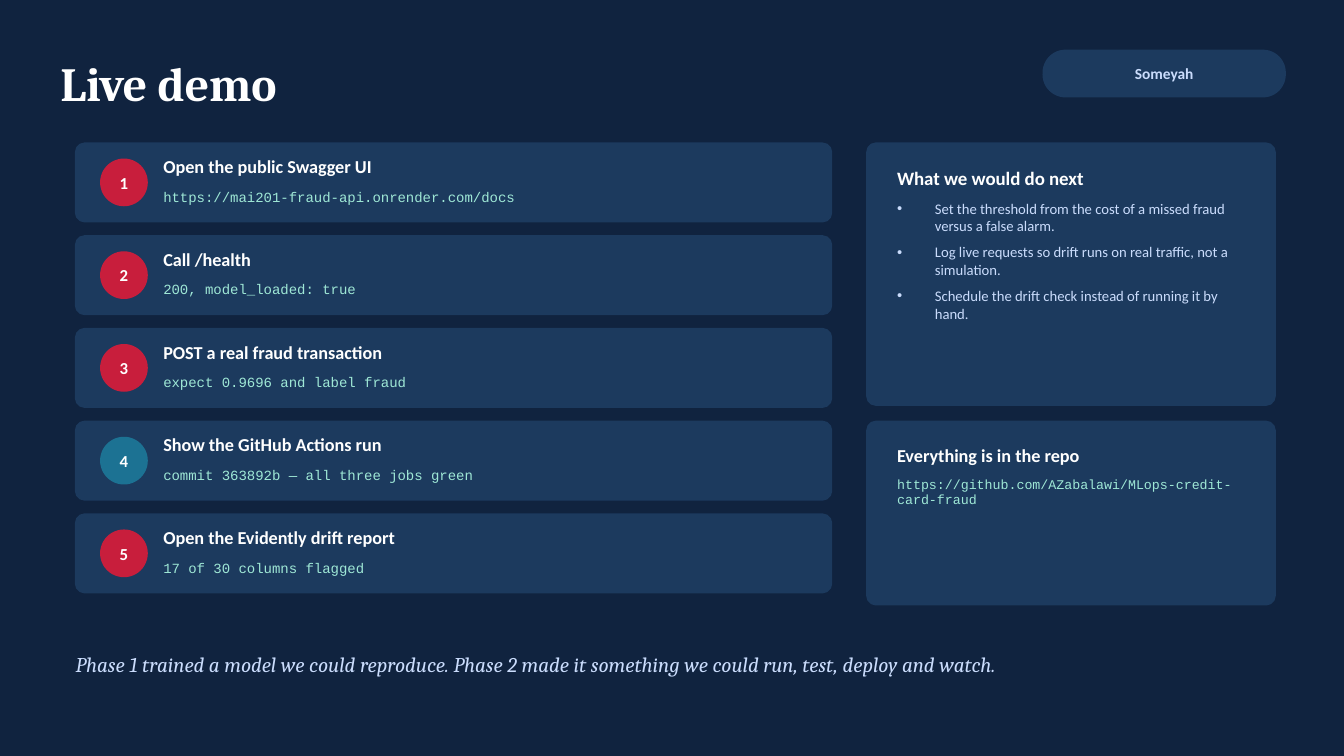
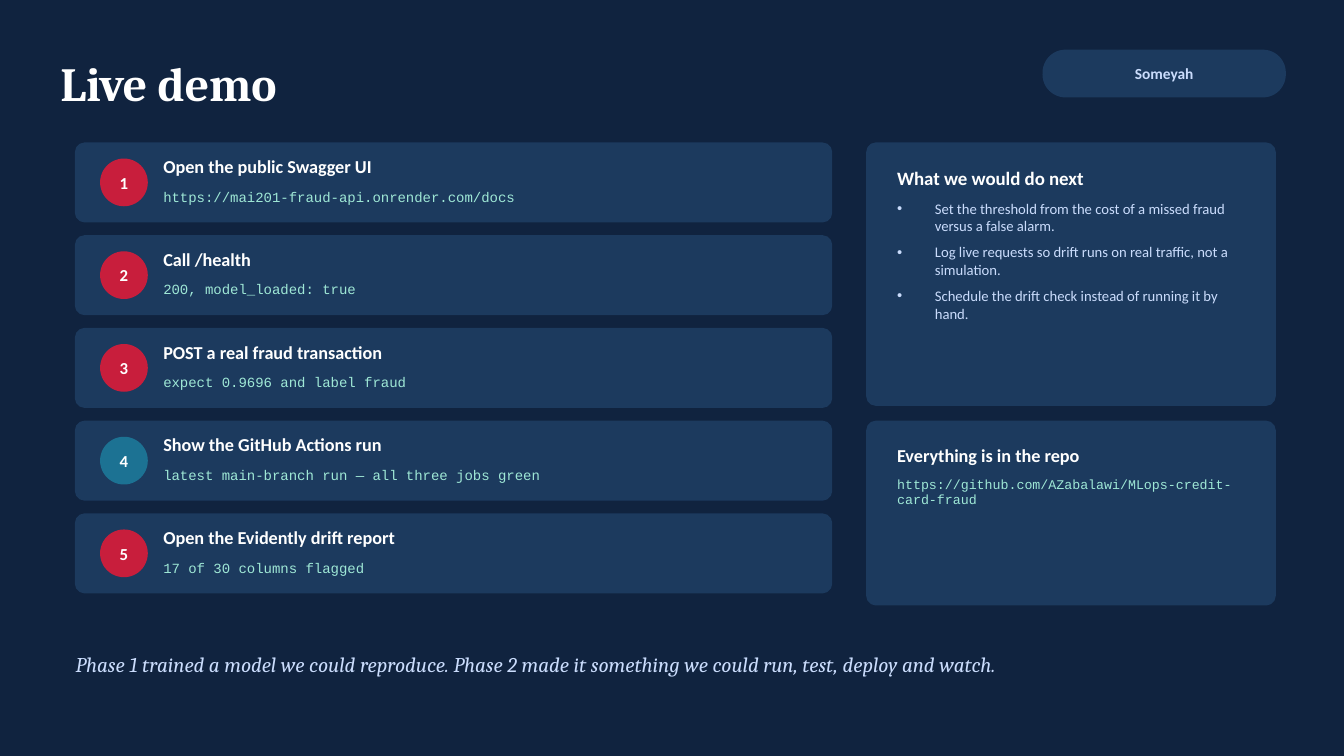
Before and after one commit to AZabalawi/MLops-credit-card-fraud, a slide deck: slide 10 of presentation/MAI201_Phase2_Final_Presentation.pptx. Drawn at 1344x756 pixels with LibreOffice and Linux fonts; fonts in the diff are those of the drawing. Boxes give left, top, right and bottom in pixels: in the first picture for what was removed or moved away, otherwise in the second. Text is boxed around its words. In the diff, an @@ line names an element or a change of style, - is before the commit and + after.

```diff
--- a/presentation/MAI201_Phase2_Final_Presentation.pptx
+++ b/presentation/MAI201_Phase2_Final_Presentation.pptx
@@ text at box(163, 470, 540, 483): text changed @@
-commit 363892b — all three jobs green
+latest main-branch run — all three jobs green
```
Also in this commit, not shown: 3 other slides changed, 6 other files.
